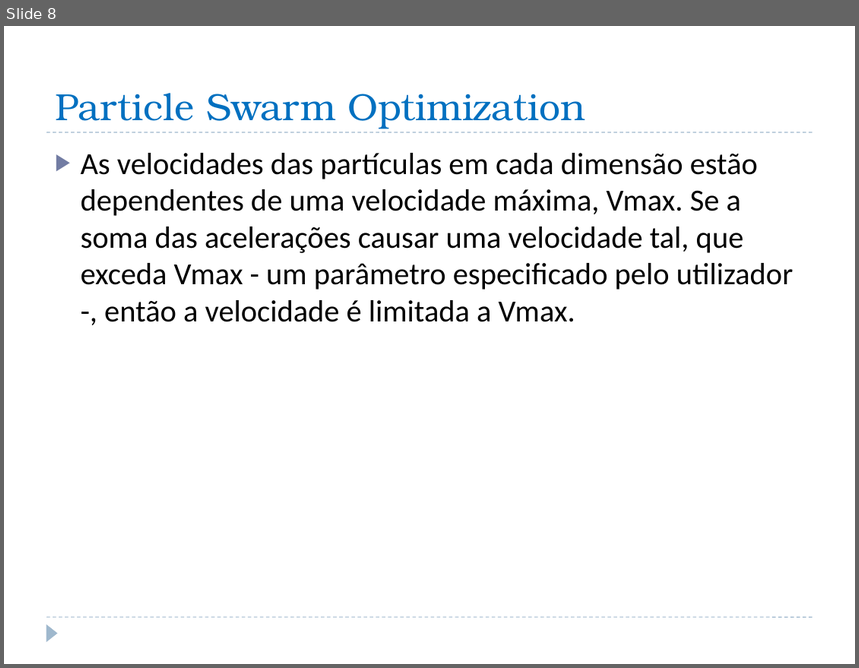
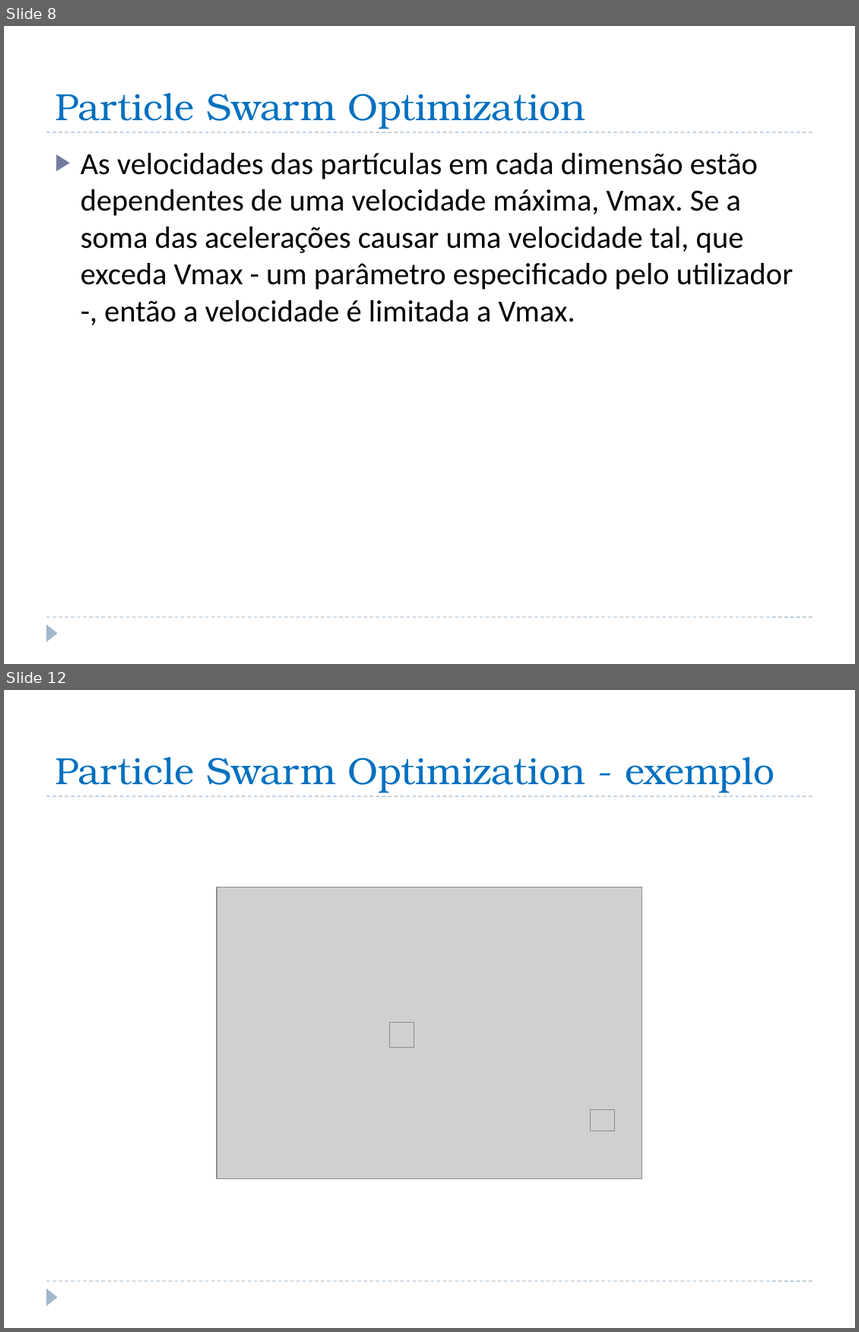
Before and after one commit to iptomar/inovative_11-12, a slide deck: versao04/PSO.pptx. Shown one above the other, each under a label of ours: slide 8 before the commit, slides 8 and 12 after it; the slides between them are not shown. The pictures are 859x668 and 859x1332 pixels, drawn with LibreOffice and Linux fonts; fonts in the diff are those of the drawing; grey boxes stand for pictures; background and template pictures are left out. Boxes give left, top, right and bottom in pixels: in the first picture for what was removed or moved away, otherwise in the second. Text is boxed around its words. In the diff, an @@ line names an element or a change of style, - is before the commit and + after.

Commit message:
Entrega da apresentação do Particle Swarm Optimization

```diff
--- a/versao04/PSO.pptx
+++ b/versao04/PSO.pptx
@@ slide 12 added at <box>4,690,855,1328</box>, background #FFFFFF; not listed: 3 template elements that a slide beside it also shows @@
@@ title added at <box>55,757,775,793</box>, 32 pt, text #0070C0 @@
+Particle Swarm Optimization - exemplo
@@ picture added at <box>217,888,642,1179</box> @@
@@ picture added at <box>389,1023,414,1047</box> @@
@@ picture added at <box>591,1110,614,1131</box> @@
```
Also in this commit, not shown: 1 slide changed, 5 other slides added.
